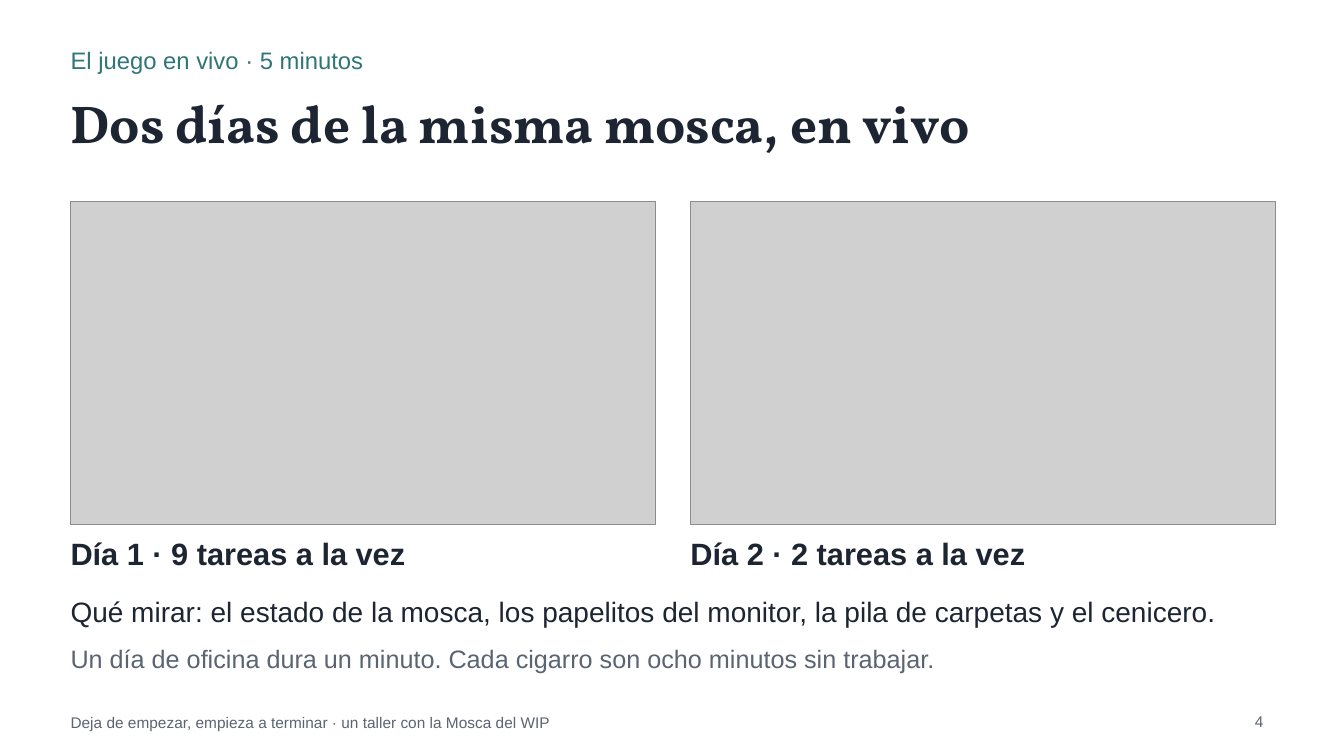
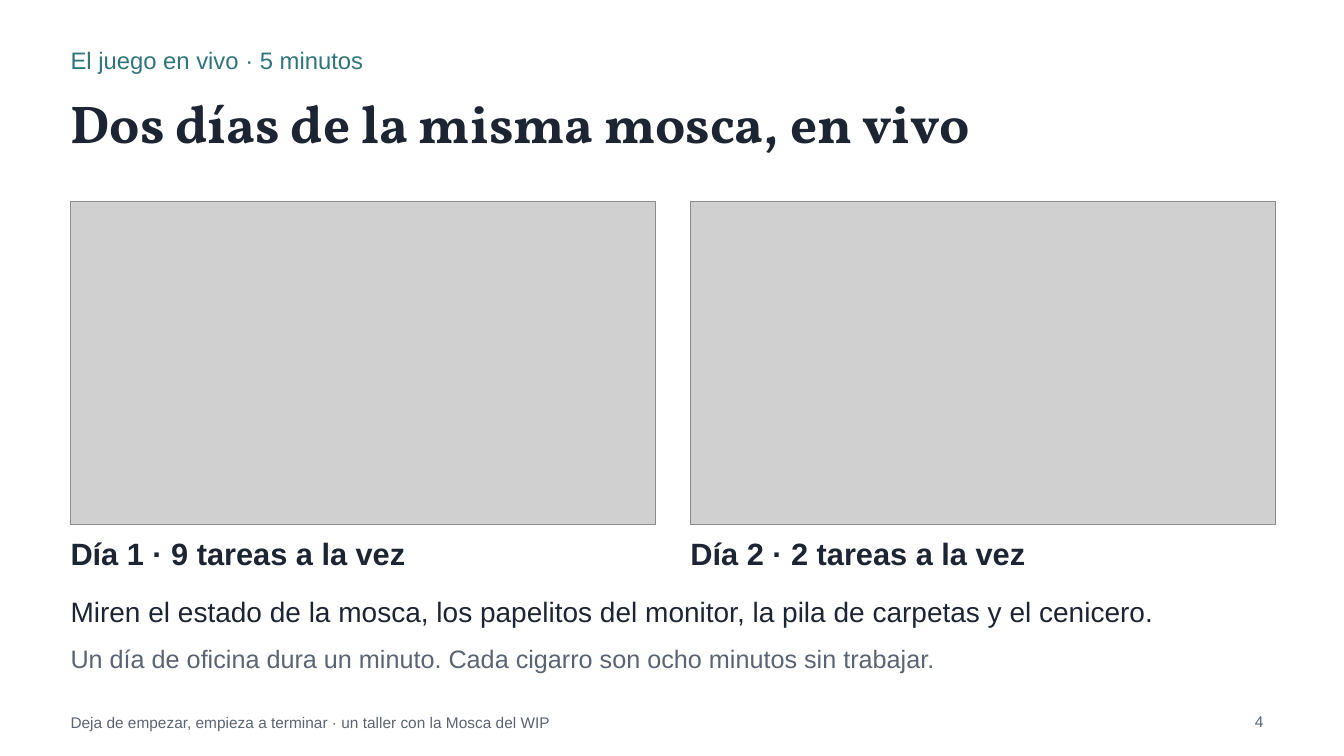
Before and after one commit to ferfelan/mosca-del-wip, a slide deck: slide 4 of public/taller/Mosca-del-WIP-Taller-Presentacion.pptx. Drawn at 1344x756 pixels with LibreOffice and Linux fonts; fonts in the diff are those of the drawing; grey boxes stand for pictures. Boxes give left, top, right and bottom in pixels: in the first picture for what was removed or moved away, otherwise in the second. Text is boxed around its words. In the diff, an @@ line names an element or a change of style, - is before the commit and + after.

```diff
--- a/public/taller/Mosca-del-WIP-Taller-Presentacion.pptx
+++ b/public/taller/Mosca-del-WIP-Taller-Presentacion.pptx
@@ text at bbox=[71, 601, 1153, 627]: text changed @@
-Qué mirar: el estado de la mosca, los papelitos del monitor, la pila de carpetas y el cenicero.
+Miren el estado de la mosca, los papelitos del monitor, la pila de carpetas y el cenicero.
```
Also in this commit, not shown: 7 other slides changed, 26 other files.
